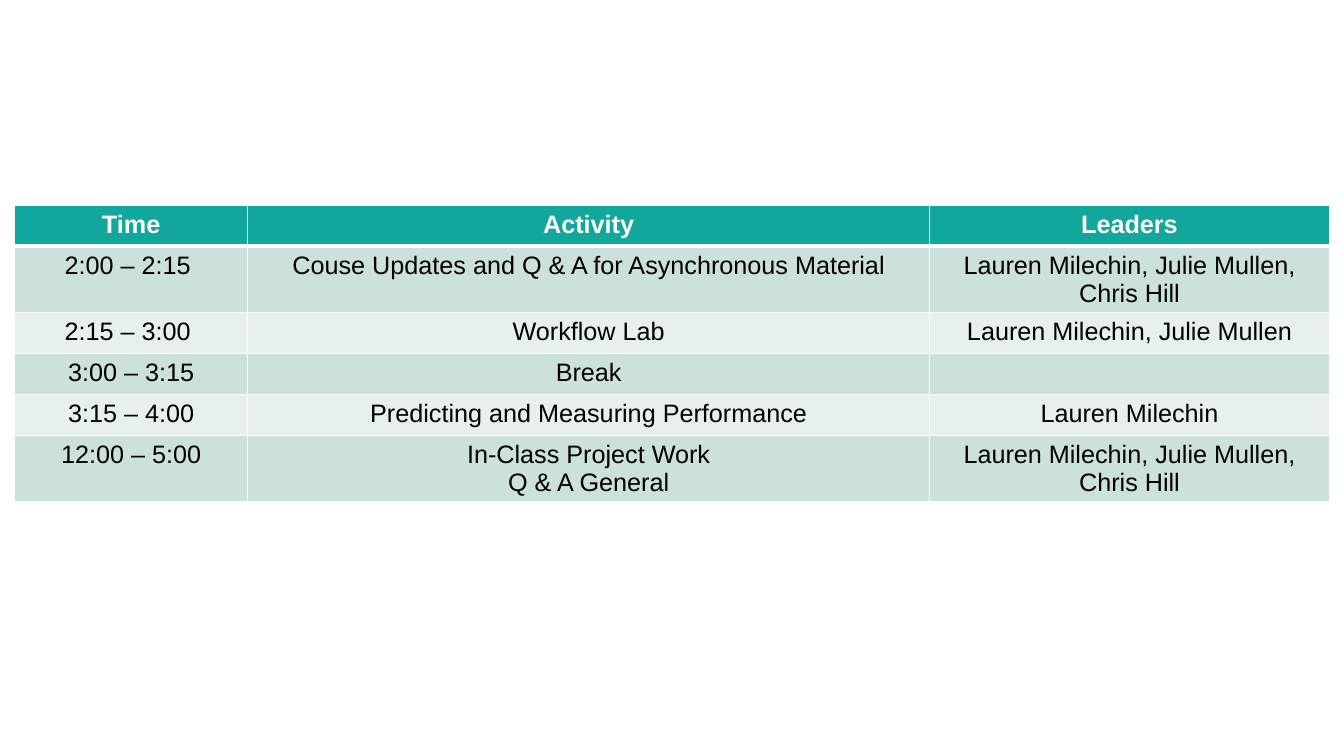
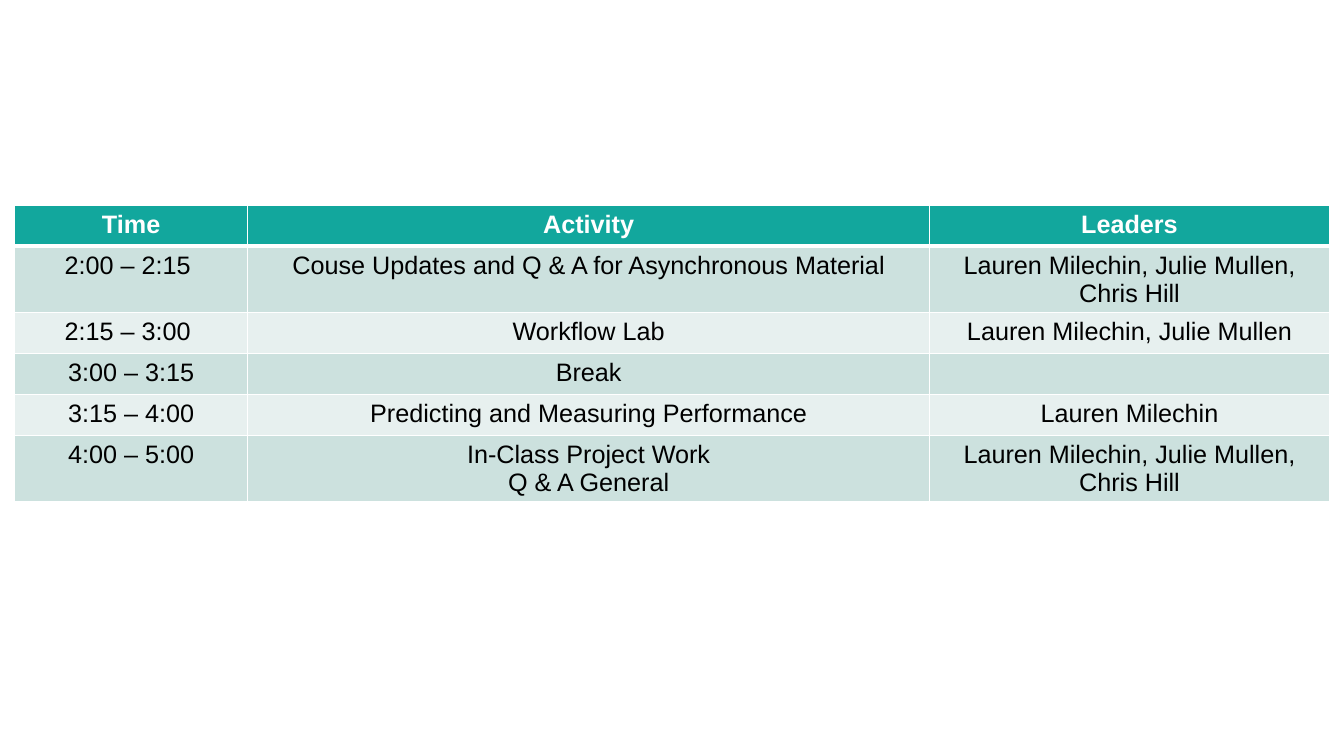
Before and after one commit to mit-orcd/practical-hpc, a slide deck: slide 3 of docs/slides/02-IAP25-Day2.pptx. Drawn at 1344x756 pixels with LibreOffice and Linux fonts; fonts in the diff are those of the drawing; background and template pictures are left out. Boxes give left, top, right and bottom in pixels: in the first picture for what was removed or moved away, otherwise in the second. Text is boxed around its words. In the diff, an @@ line names an element or a change of style, - is before the commit and + after.

Commit message:
add day3 slides

```diff
--- a/docs/slides/02-IAP25-Day2.pptx
+++ b/docs/slides/02-IAP25-Day2.pptx
@@ table at (15,206,1330,510) @@
-row 6, column 1: 12:00 – 5:00
+row 6, column 1: 4:00 – 5:00
```
Also in this commit, not shown: 4 other files.
